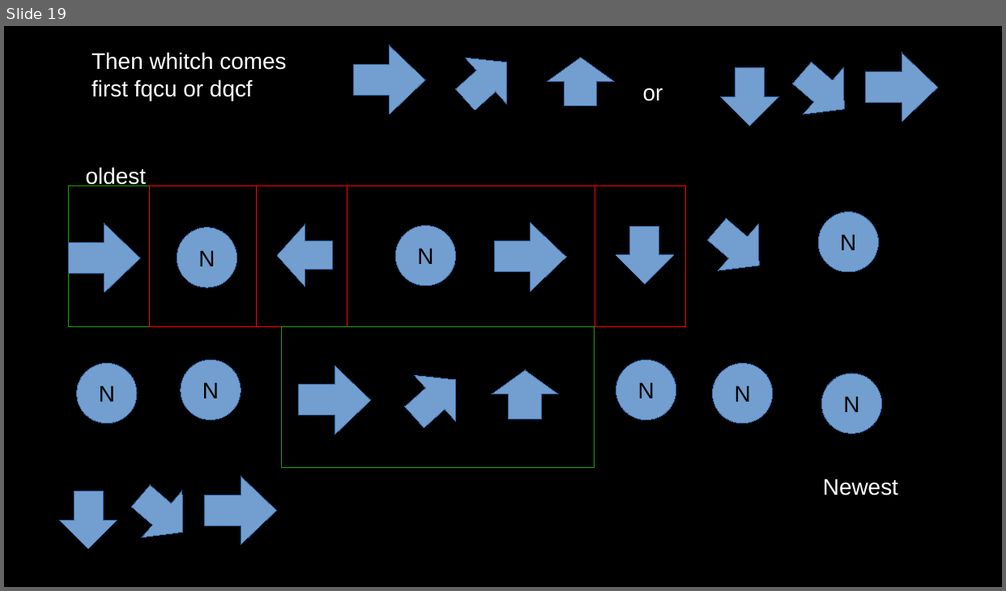
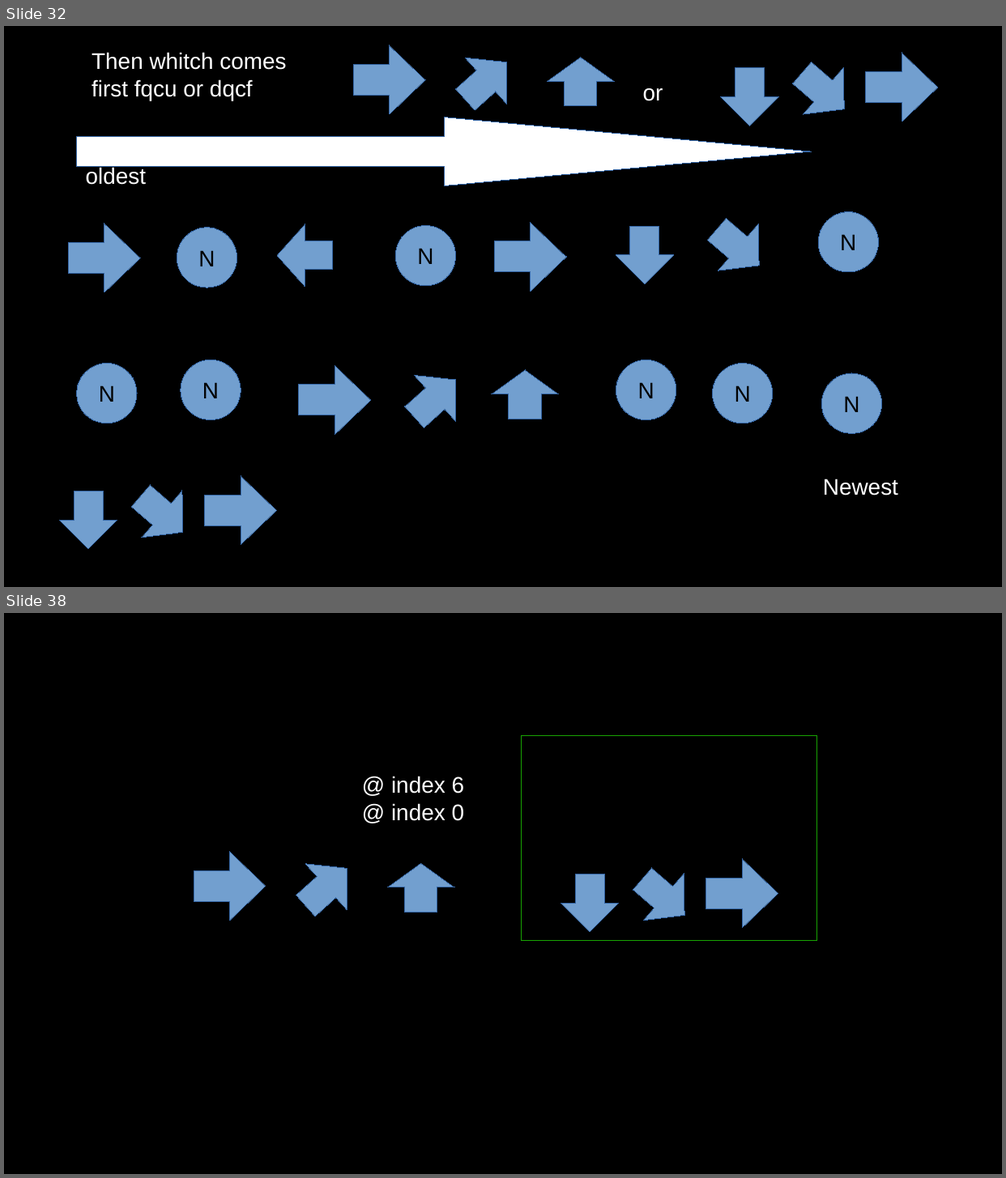
Before and after one commit to a-krum-of-bread-learns/fightvainia, a slide deck: world bulding game 1/draft video slides/input managemnt slides.odp. Shown one above the other, each under a label of ours: slide 19 before the commit, slides 32 and 38 after it; the slides between them are not shown. The pictures are 1006x591 and 1006x1178 pixels, drawn with LibreOffice and Linux fonts; fonts in the diff are those of the drawing. Boxes give left, top, right and bottom in pixels: in the first picture for what was removed or moved away, otherwise in the second. Text is boxed around its words. In the diff, an @@ line names an element or a change of style, - is before the commit and + after.

```diff
--- a/world bulding game 1/draft video slides/input managemnt slides.odp
+++ b/world bulding game 1/draft video slides/input managemnt slides.odp
@@ slide 38 added at bbox=[4, 613, 1002, 1174], background #000000 @@
@@ rectangle added at bbox=[521, 735, 817, 941], outline #18A303 0 pt @@
@@ text added at bbox=[391, 776, 465, 821], 18 pt, text #FFFFFF @@
+@ index 6 @ index 0
@@ right arrow added at bbox=[194, 852, 265, 921], fill #729FCF, outline #3465A4 0 pt @@
@@ left arrow added at bbox=[284, 845, 368, 930], fill #729FCF, outline #3465A4 0 pt @@
@@ up arrow added at bbox=[388, 864, 455, 913], fill #729FCF, outline #3465A4 0 pt @@
@@ down arrow added at bbox=[561, 875, 619, 933], fill #729FCF, outline #3465A4 0 pt @@
@@ left arrow added at bbox=[623, 856, 705, 939], fill #729FCF, outline #3465A4 0 pt @@
@@ right arrow added at bbox=[707, 859, 778, 928], fill #729FCF, outline #3465A4 0 pt @@
@@ what was slide 19 is now slide 32 @@
@@ slide 32 changed as well @@
@@ right arrow added at bbox=[76, 118, 811, 186], fill #FFFFFF, outline #3465A4 0 pt @@
@@ rectangle removed at bbox=[68, 186, 149, 327] @@
@@ rectangle removed at bbox=[149, 186, 347, 327] @@
@@ rectangle removed at bbox=[257, 186, 595, 327] @@
@@ rectangle removed at bbox=[347, 186, 686, 327] @@
@@ rectangle removed at bbox=[281, 327, 594, 469] @@
```
Also in this commit, not shown: 8 other slides changed, 20 other slides added, 1 slide removed, 15 other files.
